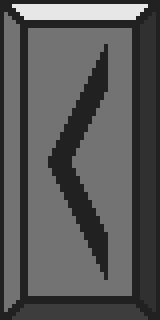
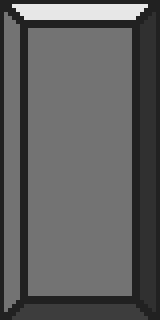
Revision of a layered 160 × 320 image; what changed, layer by layer:
hid "Capa 7" over bbox(48, 44, 108, 280)
